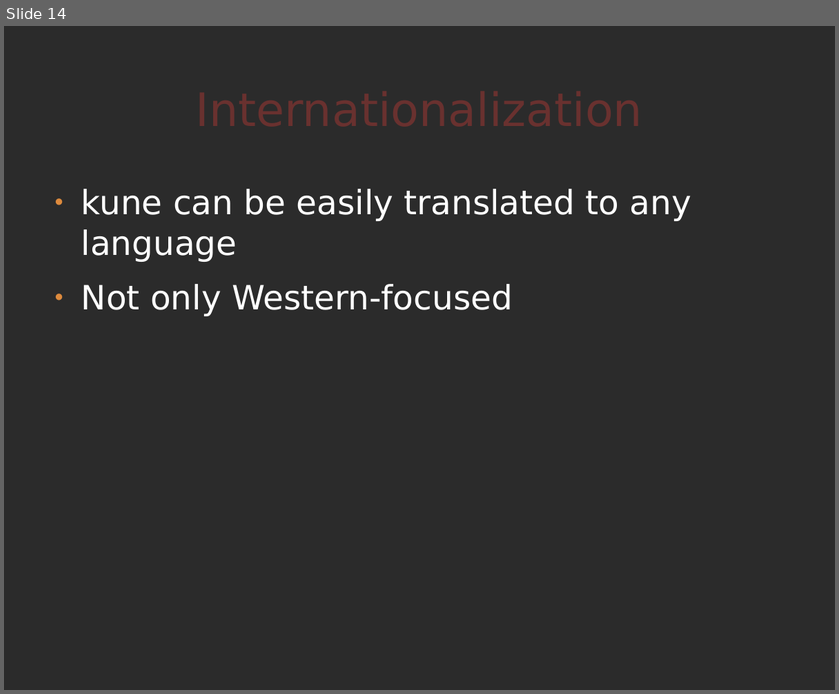
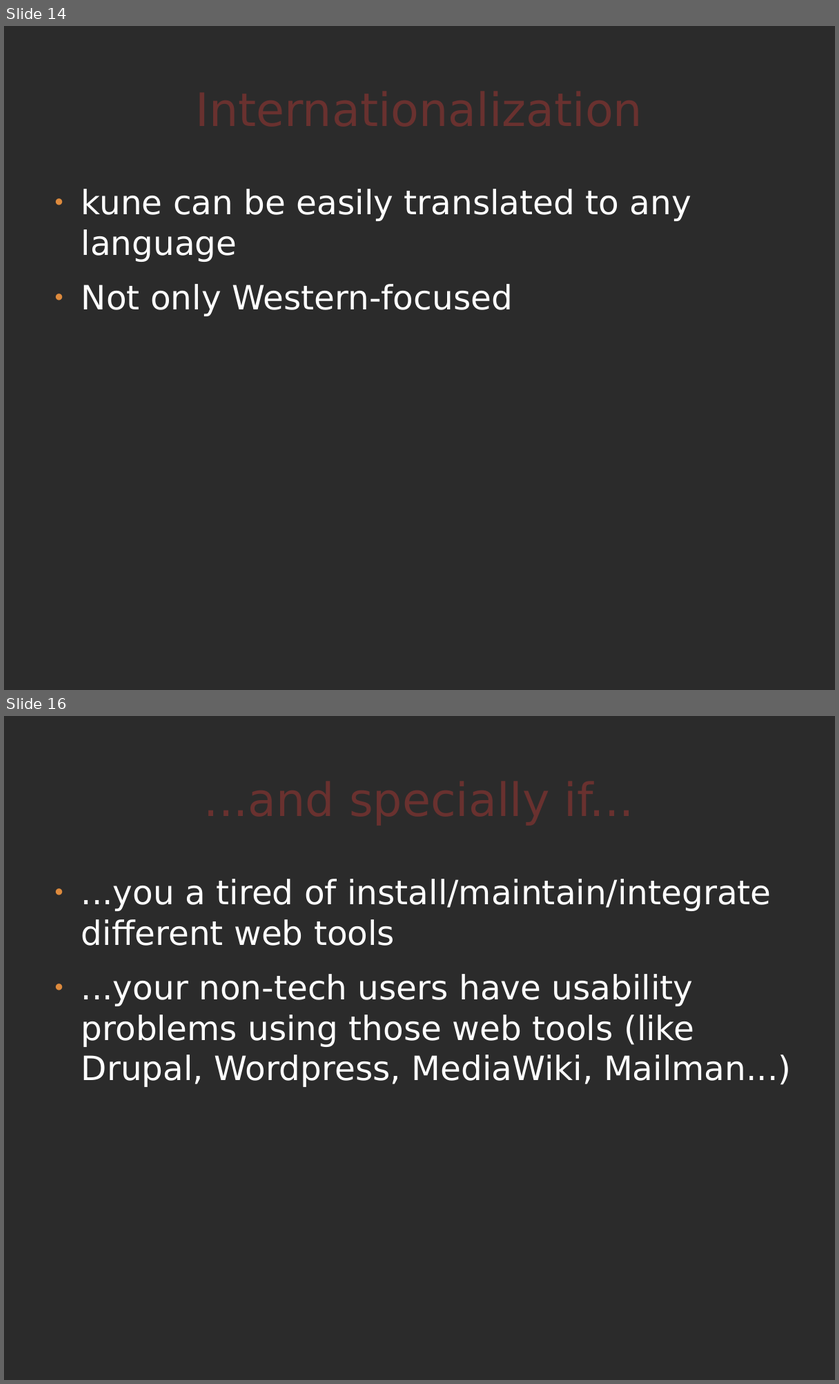
Before and after one commit to comunes/kune, a slide deck: doc/kune-ene-09.odp. Shown one above the other, each under a label of ours: slide 14 before the commit, slides 14 and 16 after it; the slides between them are not shown. The pictures are 839x694 and 839x1384 pixels, drawn with LibreOffice and Linux fonts; fonts in the diff are those of the drawing; background and template pictures are left out; a plain dark background stands for a picture behind light text. Boxes give left, top, right and bottom in pixels: in the first picture for what was removed or moved away, otherwise in the second. Text is boxed around its words. In the diff, an @@ line names an element or a change of style, - is before the commit and + after.

```diff
--- a/doc/kune-ene-09.odp
+++ b/doc/kune-ene-09.odp
@@ slide 16 added at bbox=[4, 716, 835, 1380], background picture (left out) @@
@@ title added at bbox=[45, 746, 793, 849], 44 pt, text #69312F @@
+...and specially if...
@@ text added at bbox=[81, 879, 791, 1087], 32 pt, text #FFFFFF @@
+● ...you a tired of install/maintain/integrate different web tools
+● ...your non-tech users have usability problems using those web tools (like Drupal, Wordpress, MediaWiki, Mailman...)
```
Also in this commit, not shown: 5 slides changed, 2 other slides added, 2 slides removed, 2 other files.
